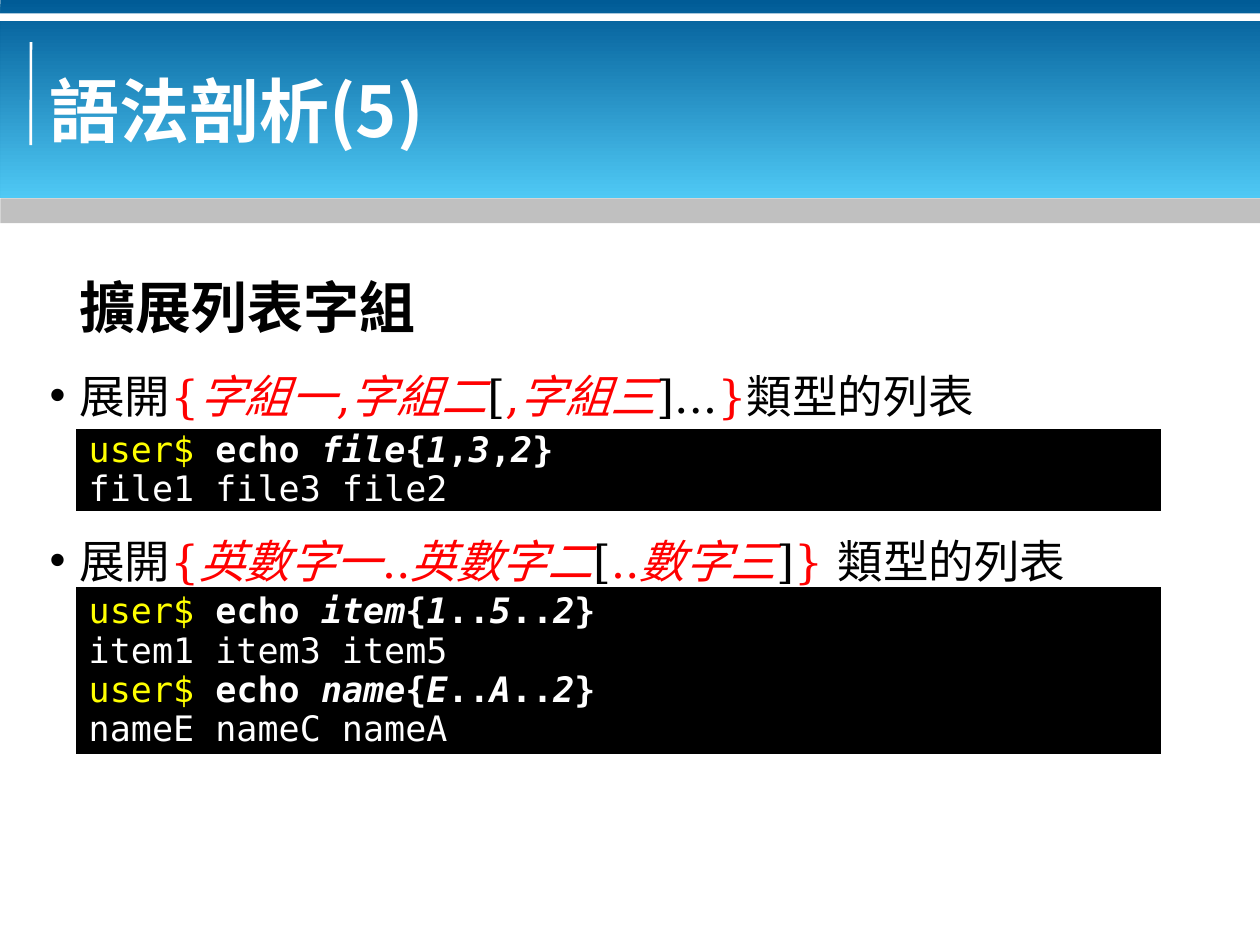
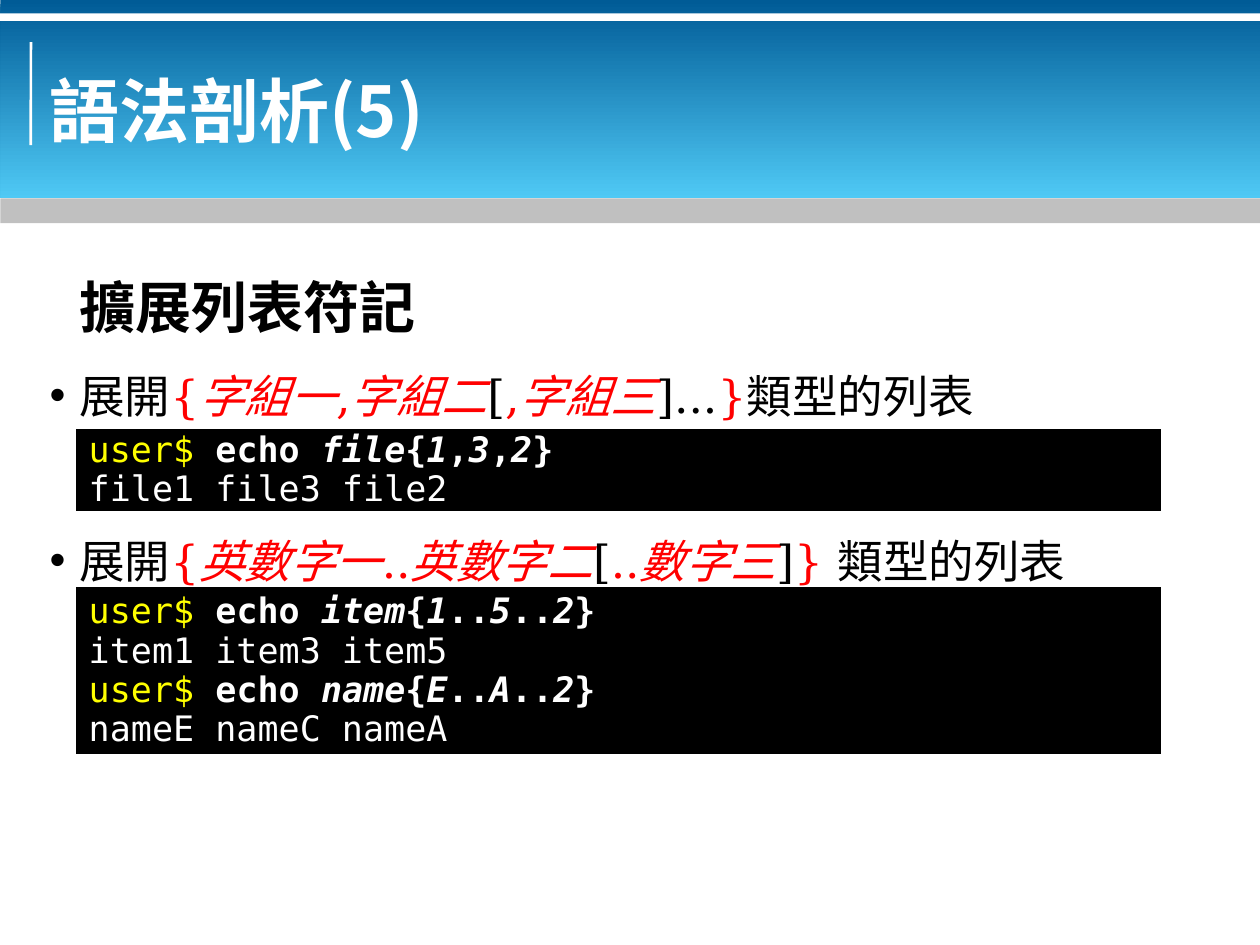
Before and after one commit to bluebat/.presentations, a slide deck: slide 11 of bash-basics.odp. Drawn at 1260x945 pixels with LibreOffice and Linux fonts; fonts in the diff are those of the drawing; background and template pictures are left out. Boxes give left, top, right and bottom in pixels: in the first picture for what was removed or moved away, otherwise in the second. Text is boxed around its words. In the diff, an @@ line names an element or a change of style, - is before the commit and + after.

```diff
--- a/bash-basics.odp
+++ b/bash-basics.odp
@@ text at [79,280,415,333]: text changed @@
-擴展列表字組
+擴展列表符記
```
Also in this commit, not shown: 5 other slides changed.
